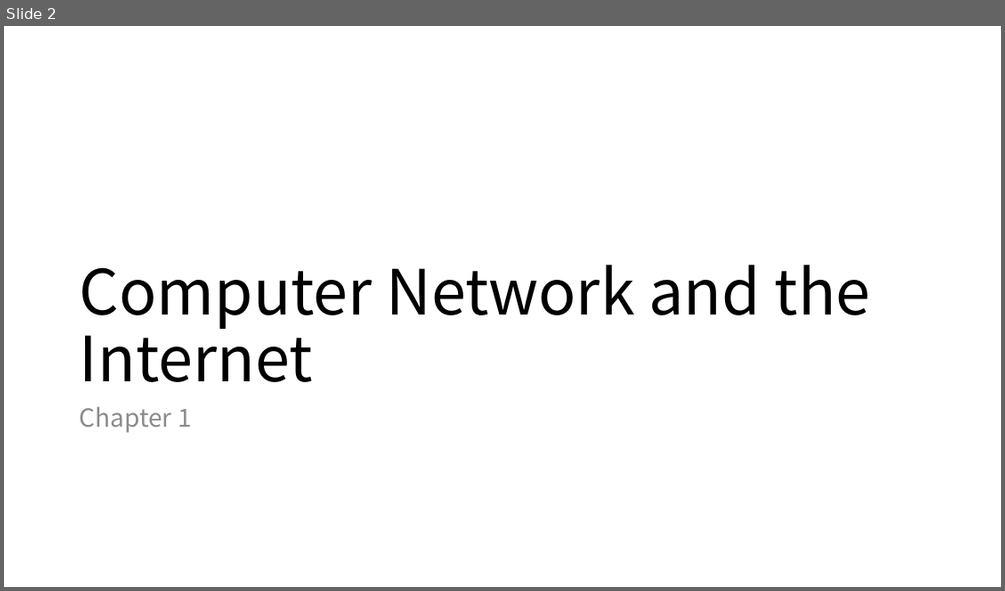
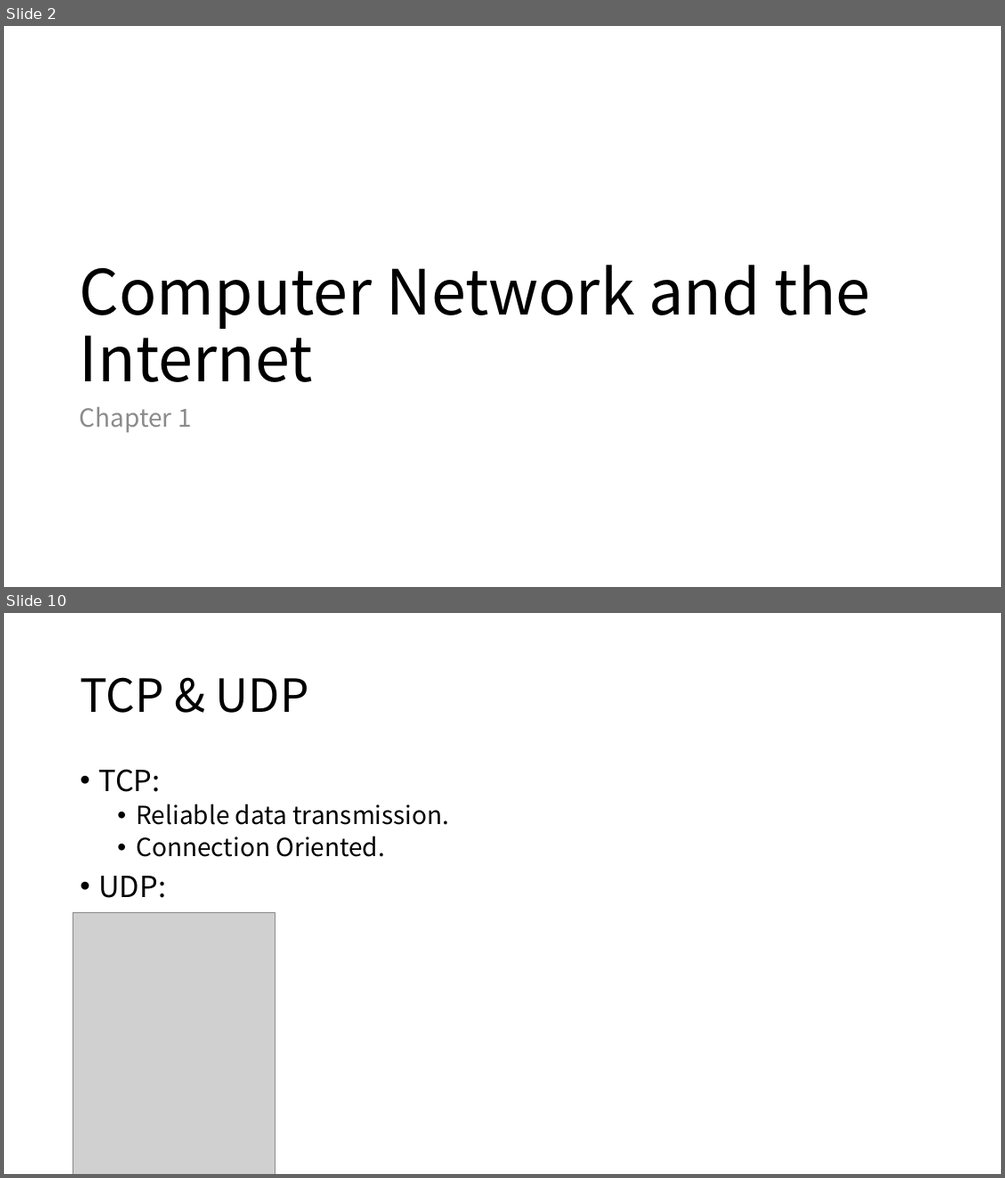
Before and after one commit to Lyther/wiki, a slide deck: docs/assets/Computer Network.pptx. Shown one above the other, each under a label of ours: slide 2 before the commit, slides 2 and 10 after it; the slides between them are not shown. The pictures are 1005x591 and 1005x1178 pixels, drawn with LibreOffice and Linux fonts; fonts in the diff are those of the drawing; grey boxes stand for pictures. Boxes give left, top, right and bottom in pixels: in the first picture for what was removed or moved away, otherwise in the second. Text is boxed around its words. In the diff, an @@ line names an element or a change of style, - is before the commit and + after.

```diff
--- a/docs/assets/Computer Network.pptx
+++ b/docs/assets/Computer Network.pptx
@@ slide 10 added at [4, 613, 1001, 1174], background #FFFFFF @@
@@ title added at [80, 677, 309, 713], 44 pt, text #000000 @@
+TCP & UDP
@@ text added at [98, 769, 449, 898], 24 pt, text #000000 @@
+• TCP:
+  • Reliable data transmission.
+  • Connection Oriented.
+• UDP:
@@ picture added at [73, 912, 275, 1174] @@
```
Also in this commit, not shown: 26 other slides added, 6 other files.
